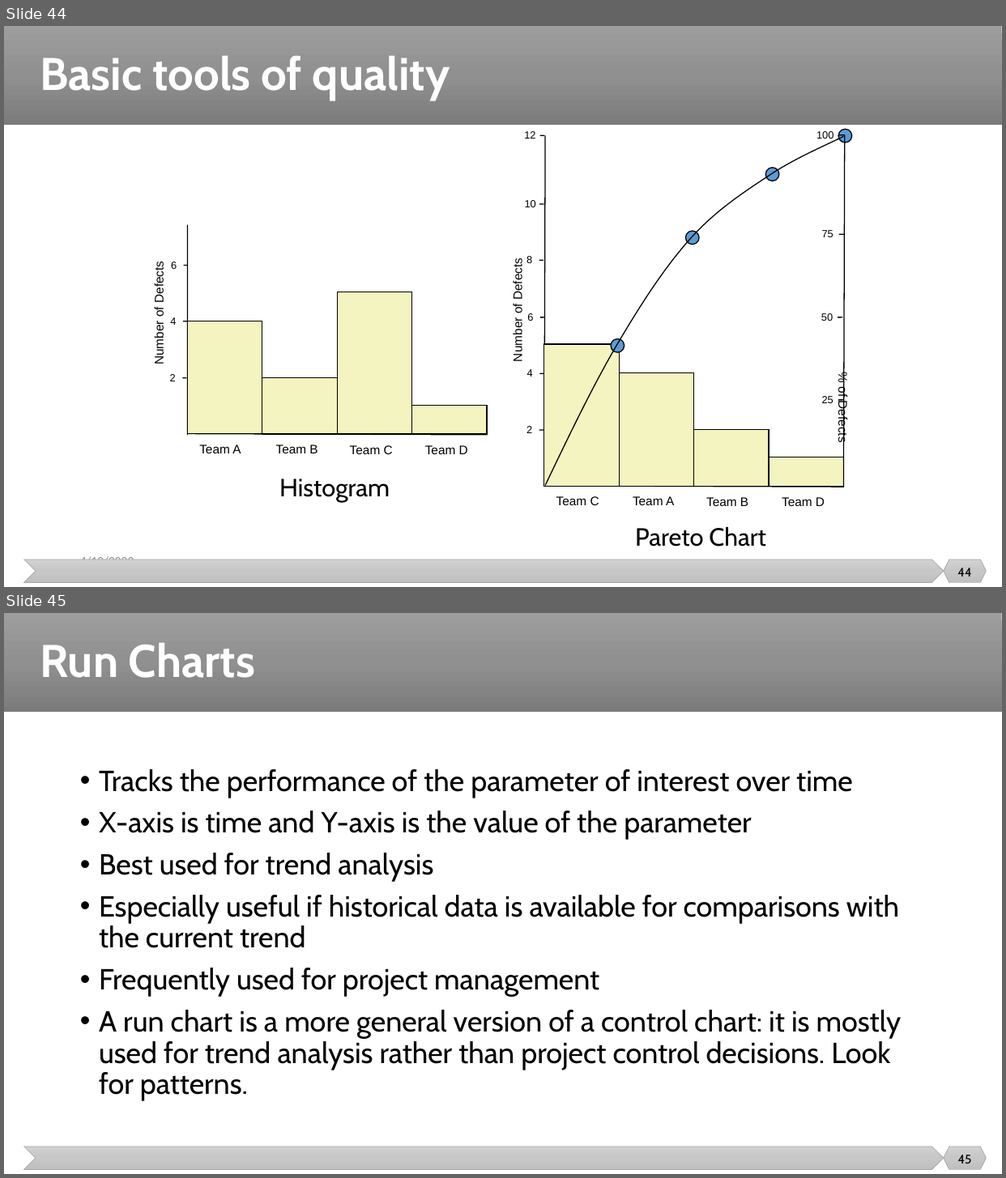
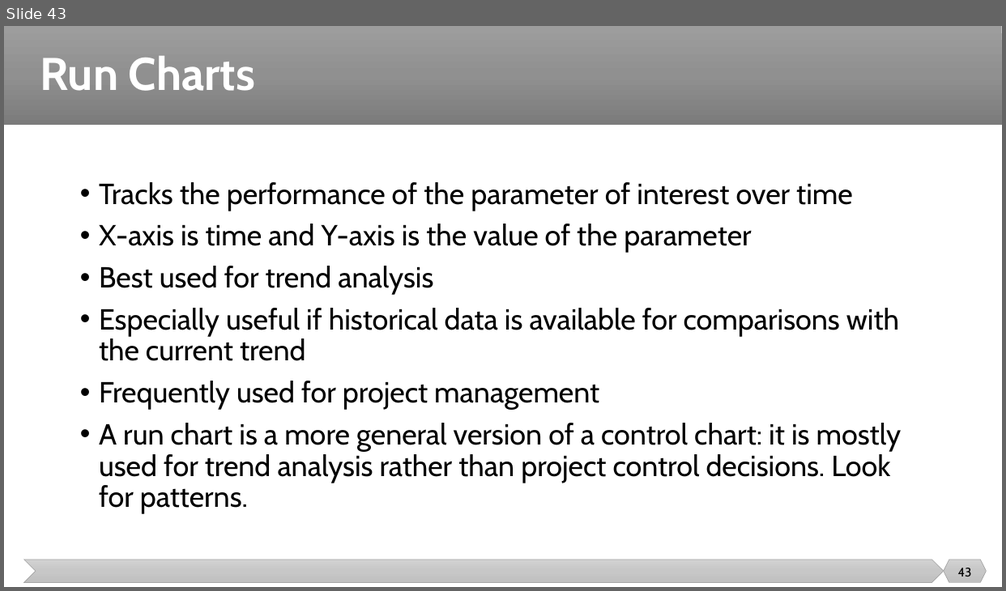
Before and after one commit to malenezi/malenezi, a slide deck: SE423/Lectures/7-Quality/Quality.pptx. Shown one above the other, each under a label of ours: slides 44 and 45 before the commit, slide 43 after it. The pictures are 1006x1178 and 1006x591 pixels, drawn with LibreOffice and Linux fonts; fonts in the diff are those of the drawing. Boxes give left, top, right and bottom in pixels: in the first picture for what was removed or moved away, otherwise in the second. Text is boxed around its words. In the diff, an @@ line names an element or a change of style, - is before the commit and + after.

```diff
--- a/SE423/Lectures/7-Quality/Quality.pptx
+++ b/SE423/Lectures/7-Quality/Quality.pptx
@@ slide 44 removed at [4,26,1002,587], background #FFFFFF; not listed: 3 template elements that a slide beside it also shows @@
@@ title removed at [40,56,450,101] @@
-Basic tools of quality
@@ group removed at [152,225,488,502]: 9 texts, 5 lines, 4 rectangles @@
-Team A
-Team B
-Team C
-Team D
-Number of Defects
-2
-4
-6
-Histogram
@@ group removed at [511,130,852,547]: 17 texts, 13 lines, 4 ellipses, 4 rectangles, 1 freeform shape @@
-Team C
-Team A
-Team B
-Team D
-Number of Defects
-2
-4
-6
-10
-8
-12
-25
-50
-75
-100
-% of Defects
-Pareto Chart
@@ text removed at [80,555,134,560] @@
-4/10/2023
@@ page number removed at [957,568,971,577] @@
-44
@@ what was slide 45 is now slide 43 @@
@@ page number at [958,568,972,577]: text changed @@
-45
+43
```
Also in this commit, not shown: 11 slides changed, 1 other slide removed.
